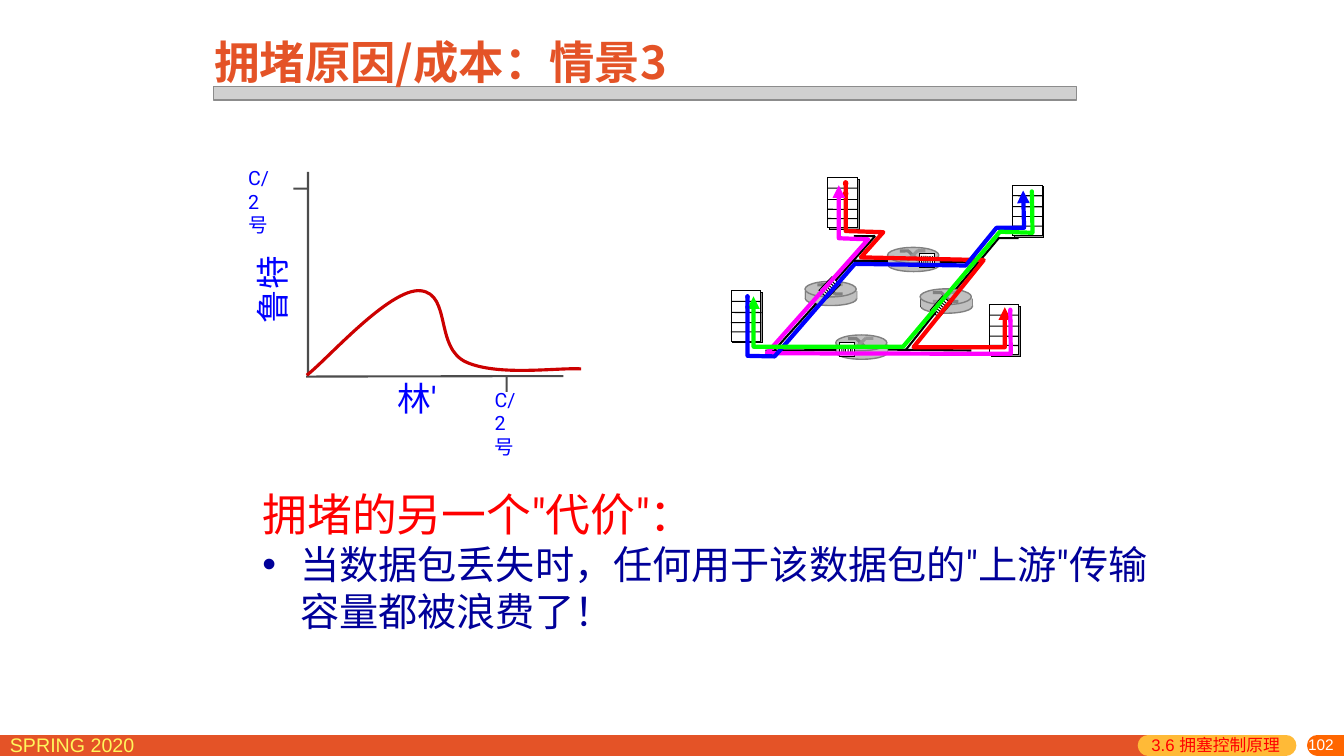
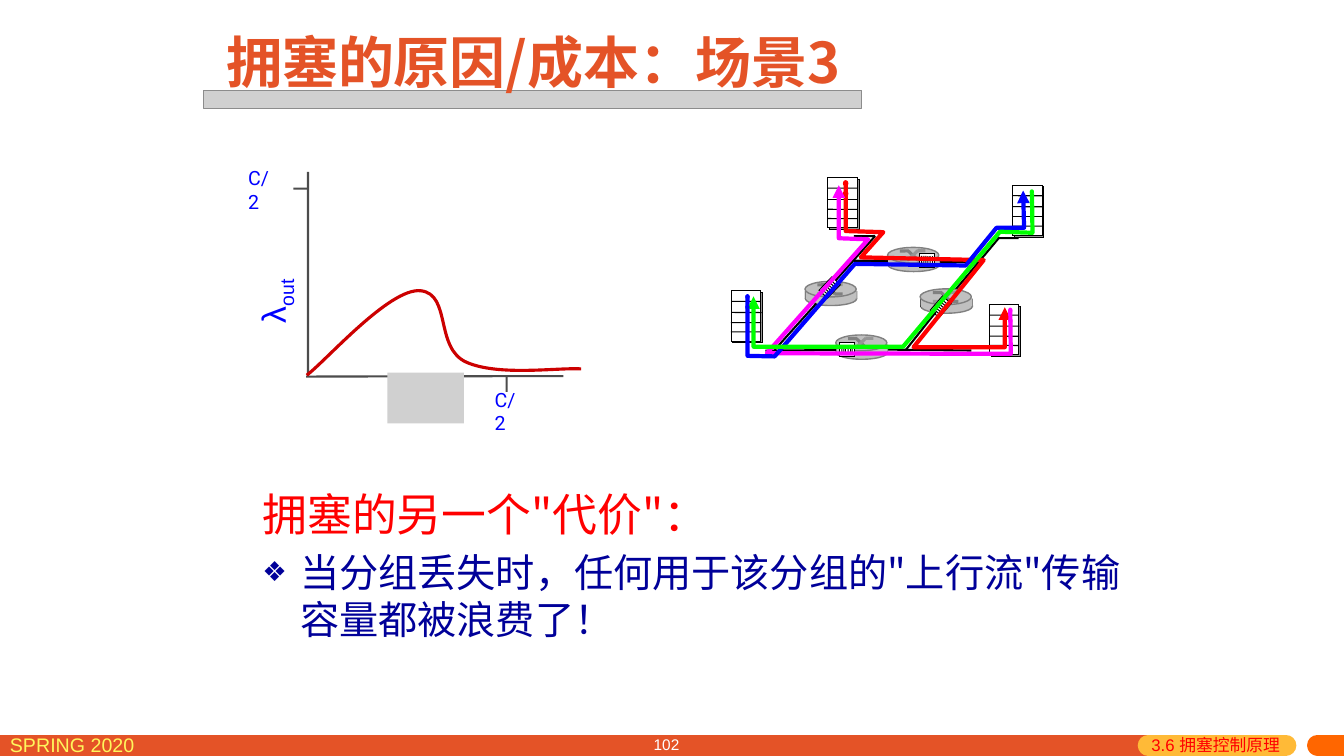
Before and after one commit to network-distributed/presentations, a slide deck: slide 102 of chapter3_cn.pptx. Drawn at 1344x756 pixels with LibreOffice and Linux fonts; fonts in the diff are those of the drawing; grey boxes stand for pictures. Boxes give left, top, right and bottom in pixels: in the first picture for what was removed or moved away, otherwise in the second. Text is boxed around its words. In the diff, an @@ line names an element or a change of style, - is before the commit and + after.

```diff
--- a/chapter3_cn.pptx
+++ b/chapter3_cn.pptx
@@ title at box(226, 35, 840, 97): text changed; size 32.4 to 40 pt @@
-拥堵原因/成本：情景3
+拥塞的原因/成本：场景3
@@ picture: place and size @@
-picture at box(213, 87, 1077, 101)
+picture at box(204, 90, 862, 108)
@@ text at box(247, 262, 296, 321): text changed; font Roboto to Arial @@
-鲁特
+λout
@@ picture added at box(387, 373, 464, 423) @@
@@ text removed at box(397, 376, 436, 414) @@
-林'
@@ text at box(262, 493, 1120, 638): text changed; font Roboto to Noto Sans CJK SC @@
-拥堵的另一个"代价"：
-• 当数据包丢失时，任何用于该数据包的"上游"传输容量都被浪费了！
+拥塞的另一个"代价"：
+❖ 当分组丢失时，任何用于该分组的"上行流"传输容量都被浪费了！
@@ page number added at box(654, 739, 680, 750), 11 pt, text #FFFFFF @@
+102
@@ page number rewrapped from box(1308, 737, 1334, 753) to box(1100, 754, 1344, 756) @@
```
Also in this commit, not shown: 123 other slides changed, 1 slide removed, 1 other file.
